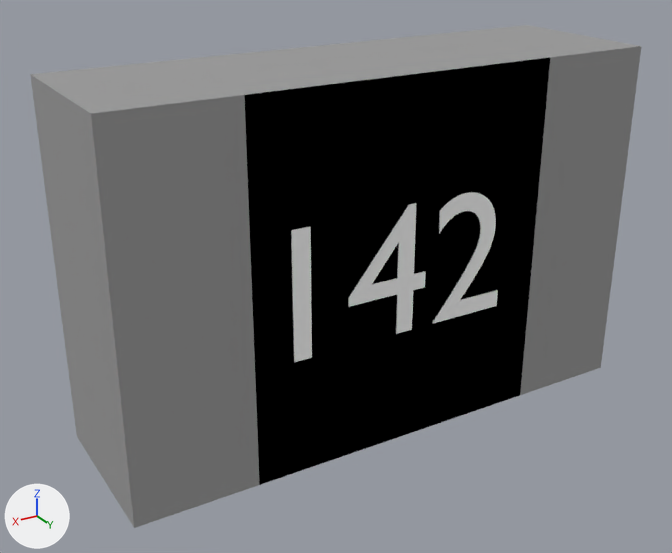
A saved change to the Blender file Pcb/Resistors/Smd_0805/3D_View/5k6_0805.blend.
Before and after are seen from a 50 mm lens placed at (0.695, 1.221, 0.501), pointed at (0.038, 0.126, -0.046). Lighting does not change. The marker at lower left points along +X, +Y and +Z.

The scene before the commit, as lines of its bpy script (objects in view):
```python
me_shapeindexedfaceset = bpy.data.meshes.new('ShapeIndexedFaceSet')
me_shapeindexedfaceset.from_pydata(...)  # 17 vertices, 13 faces; spans x -0.415..0.415, y -0.27..0.27, z 0.0..0.25
me_shapeindexedfaceset.materials.append(mat_main_chassis)  # grey #9e9e9e
me_shapeindexedfaceset_002 = bpy.data.meshes.new('ShapeIndexedFaceSet.002')
me_shapeindexedfaceset_002.from_pydata([(0.0, 0.0, 0.0), (-0.235, -0.27, 0.25), (-0.235, 0.27, 0.25), (0.235, 0.27, 0.25), (0.235, -0.27, 0.25)], [], [(1, 4, 3, 2)])
me_shapeindexedfaceset_002.materials.append(mat_middle)  # black #000000
txt_text = bpy.data.curves.new('Text', 'FONT')
txt_text.body = '142'
txt_text.materials.append(mat_text)  # white #ffffff
txt_text.extrude = 0.007
ob_shapeindexedfaceset_001 = bpy.data.objects.new('ShapeIndexedFaceSet.001', me_shapeindexedfaceset_002)
ob_shapeindexedfaceset_001.location = (0.0, 0.0, 0.0)
ob_shapeindexedfaceset_001.rotation_euler = (1.571, 0.0, 3.142)  # degrees (90, 0, 180)
ob_shapeindexedfaceset_002 = bpy.data.objects.new('ShapeIndexedFaceSet.002', me_shapeindexedfaceset)
ob_shapeindexedfaceset_002.location = (0.0, 0.0, 0.0)
ob_shapeindexedfaceset_002.rotation_euler = (1.571, 0.0, 3.142)  # degrees (90, 0, 180)
ob_text = bpy.data.objects.new('Text', txt_text)
ob_text.location = (0.233, 0.25, -0.094)
ob_text.rotation_euler = (1.571, 0.0, 3.142)  # degrees (90, 0, 180)
ob_text.scale = (0.274, 0.274, 0.274)
```
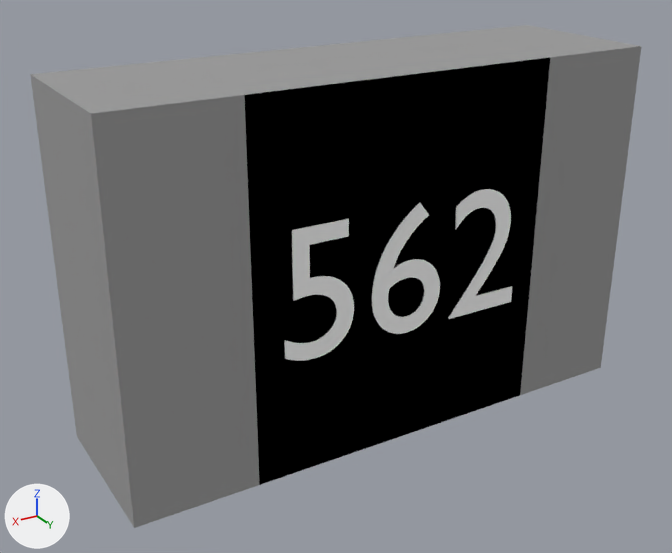
Changed parts and their boxes (x1, y1, x2, y2) in the pictures (672 x 553 px):
'Text', text changed, moved: before (291, 192, 498, 363); after (284, 189, 512, 361)

The change, as a list of edits to the scene's bpy script:
```text
Change txt_text:
    txt_text.body: '142' -> '562'
Change ob_text:
    ob_text.location: (0.233, 0.25, -0.094) -> (0.205, 0.25, -0.094)
```
